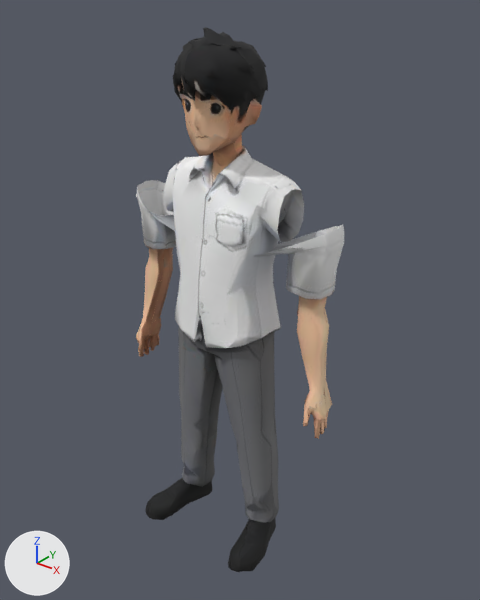
A saved change to the glTF model assets/models/hero_deden.glb.
The view is the same before and after, from a camera (50 mm lens) standing at (1.223, -1.411, 1.799) and looking at (0.046, 0.06, 0.887). Lighting does not change. The marker at lower left points along +X, +Y and +Z. The picture after the commit comes second. Where no turn or scale is listed for an object, it has been applied to the vertices. Vertices at exactly the same position are counted once.

The first picture shows 'arm_l', 'arm_r', 'head', 'leg_l', 'leg_r', 'torso'.
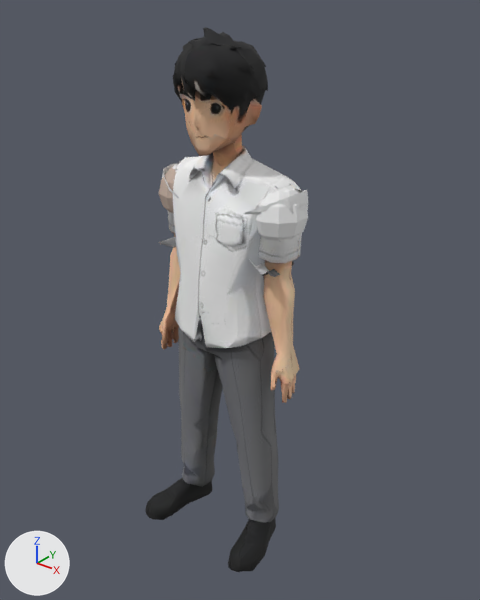
Boxes (x1, y1, x2, y2) around the edits, measured in the pictures (480 x 600 px):
'torso', reshaped (6% wider): before (164, 139, 304, 348); after (159, 139, 308, 348)
'arm_l', moved: before (255, 225, 344, 439); after (158, 190, 308, 403)
'arm_r', moved: before (136, 180, 210, 357); after (159, 163, 294, 349)
part 1 of me_model_003, added: after (256, 186, 308, 241)
part 2 of me_model_003, added (beige): after (159, 165, 177, 214)

Patch to the scene script:
```diff
--- a/assets/models/hero_deden.glb.py
+++ b/assets/models/hero_deden.glb.py
@@ me_model_003 @@
 # used by ob_torso; location = (0.0, 0.0, 0.79)
-me_model_003.from_pydata(...)  # 582 vertices, 683 faces; spans x -0.218..0.218, y -0.08..0.159, z 0.0..0.588
+me_model_003.from_pydata(...)  # 686 vertices, 883 faces; spans x -0.261..0.261, y -0.08..0.159, z 0.0..0.588
+# me_model_003 part 1: a new loose piece, a UV sphere (10 segments, 6 rings, poles along z) spanning x 0.095..0.261, y -0.017..0.158, z 0.318..0.492, in mat_model (picture img_texture_diffuse)
+# me_model_003 part 2: a new loose piece, a UV sphere (10 segments, 6 rings, poles along z) spanning x -0.261..-0.095, y -0.017..0.158, z 0.318..0.492, in mat_model (picture img_texture_diffuse)
 me_model_003.materials.append(mat_model)
@@ me_model_005 @@
 # used by ob_arm_l; location = (0.165, 0.041, 1.032)
-me_model_005.from_pydata(...)  # 447 vertices, 510 faces; spans x -0.259..0.24, y -0.08..0.107, z -0.493..0.161
+me_model_005.from_pydata(...)  # 447 vertices, 510 faces; spans x -0.382..0.117, y -0.11..0.077, z -0.553..0.101
+# me_model_005 part 3: the whole mesh is moved by (-0.123, -0.03, -0.06)
 me_model_005.materials.append(mat_model)
@@ me_model_006 @@
 # used by ob_arm_r; location = (-0.165, 0.041, 1.032)
-me_model_006.from_pydata(...)  # 490 vertices, 532 faces; spans x -0.236..0.259, y -0.08..0.107, z -0.495..0.16
+me_model_006.from_pydata(...)  # 490 vertices, 532 faces; spans x -0.113..0.382, y -0.11..0.077, z -0.555..0.1
+# me_model_006 part 4: the whole mesh is moved by (0.123, -0.03, -0.06)
 me_model_006.materials.append(mat_model)
@@ ob_arm_l @@
 ob_arm_l = bpy.data.objects.new('arm_l', me_model_005)
-ob_arm_l.location = (0.165, 0.041, 1.032)
+ob_arm_l.location = (0.165, 0.071, 1.169)
@@ ob_arm_r @@
 ob_arm_r = bpy.data.objects.new('arm_r', me_model_006)
-ob_arm_r.location = (-0.165, 0.041, 1.032)
+ob_arm_r.location = (-0.165, 0.071, 1.169)
```
